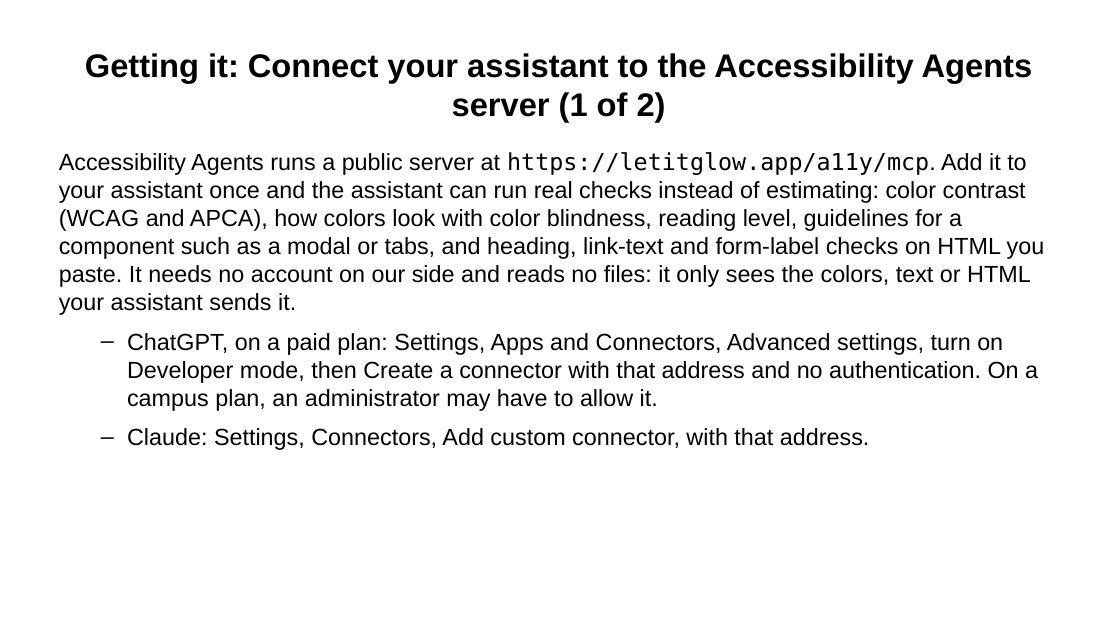
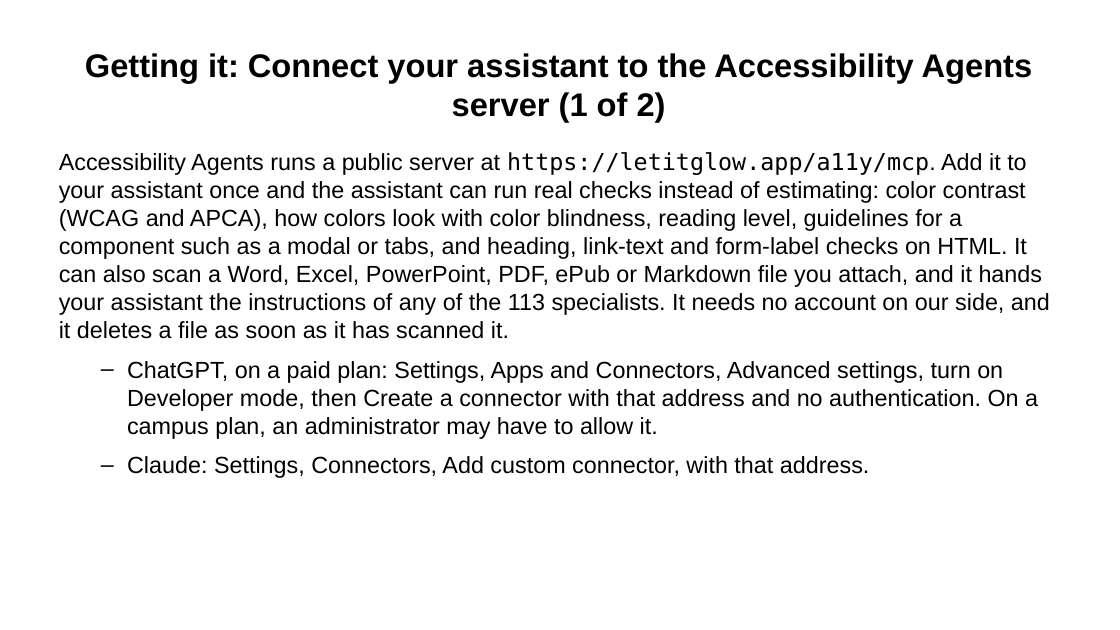
Before and after one commit to Community-Access/glow, a slide deck: slide 18 of docs/ahg-2026/kit/accessibility-agents.pptx (slide 16 before the commit). Drawn at 1120x630 pixels with LibreOffice and Linux fonts; fonts in the diff are those of the drawing. Boxes give left, top, right and bottom in pixels: in the first picture for what was removed or moved away, otherwise in the second. Text is boxed around its words. In the diff, an @@ line names an element or a change of style, - is before the commit and + after.

```diff
--- a/docs/ahg-2026/kit/accessibility-agents.pptx
+++ b/docs/ahg-2026/kit/accessibility-agents.pptx
@@ text at box(59, 152, 1050, 339): text changed @@
-Accessibility Agents runs a public server at https://letitglow.app/a11y/mcp. Add it to your assistant once and the assistant can run real checks instead of estimating: color contrast (WCAG and APCA), how colors look with color blindness, reading level, guidelines for a component such as a modal or tabs, and heading, link-text and form-label checks on HTML you paste. It needs no account on our side and reads no files: it only sees the colors, text or HTML your assistant sends it.
+Accessibility Agents runs a public server at https://letitglow.app/a11y/mcp. Add it to your assistant once and the assistant can run real checks instead of estimating: color contrast (WCAG and APCA), how colors look with color blindness, reading level, guidelines for a component such as a modal or tabs, and heading, link-text and form-label checks on HTML. It can also scan a Word, Excel, PowerPoint, PDF, ePub or Markdown file you attach, and it hands your assistant the instructions of any of the 113 specialists. It needs no account on our side, and it deletes a file as soon as it has scanned it.
```
Also in this commit, not shown: 7 other slides changed, 3 slides added, 4 other files.
